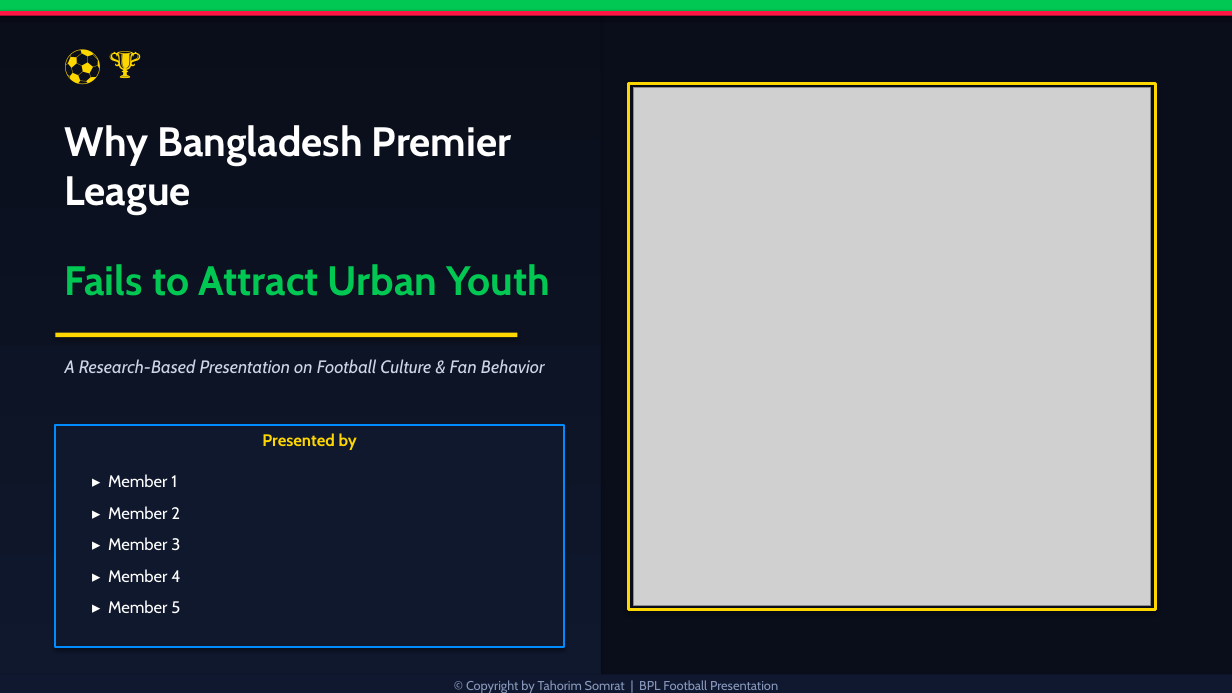
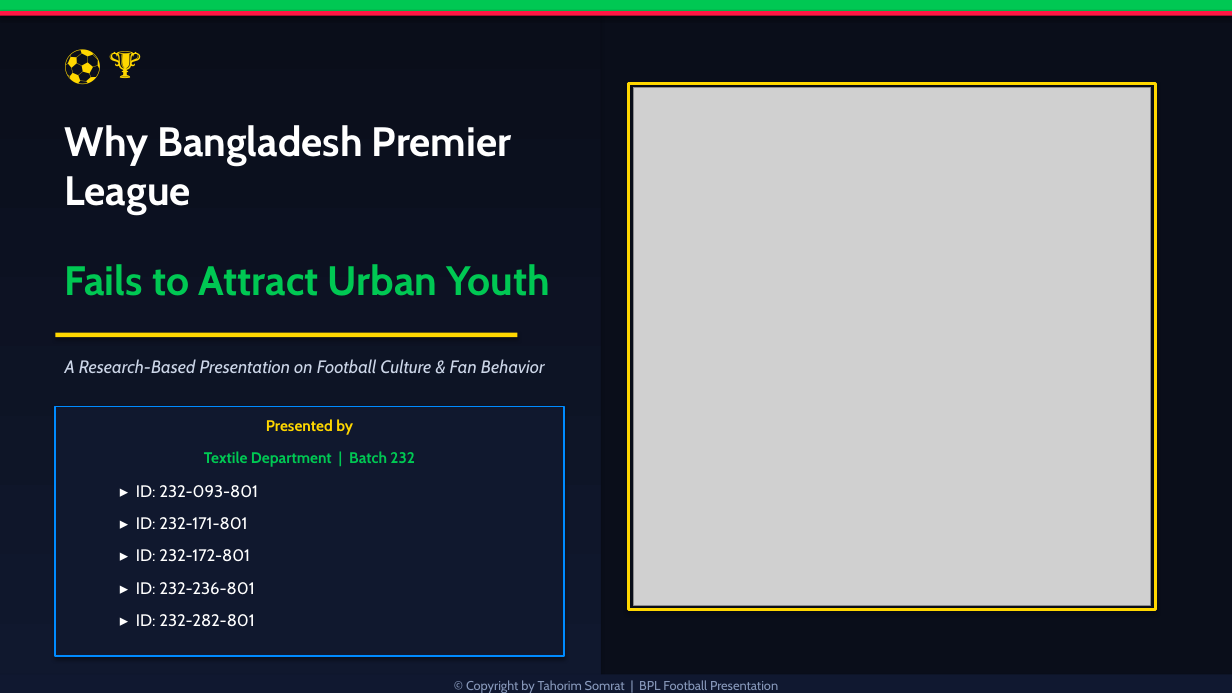
Before and after one commit to Tahorim/bpl-presentation-analysis, a slide deck: slide 1 of BPL_Presentation.pptx. Drawn at 1232x693 pixels with LibreOffice and Linux fonts; fonts in the diff are those of the drawing; grey boxes stand for pictures. Boxes give left, top, right and bottom in pixels: in the first picture for what was removed or moved away, otherwise in the second. Text is boxed around its words. In the diff, an @@ line names an element or a change of style, - is before the commit and + after.

Commit message:
Update Slide 1 with Textile Department, Batch 232, and student IDs

```diff
--- a/BPL_Presentation.pptx
+++ b/BPL_Presentation.pptx
@@ text "Presented by": place and size @@
-text "Presented by" at (262, 433, 357, 450)
+text "Presented by" at (266, 419, 353, 435)
@@ text "Presented by" at (266, 419, 353, 435): size 13 to 12 pt @@
@@ rectangle: place and size @@
-rectangle at (55, 425, 564, 647)
+rectangle at (55, 407, 564, 656)
@@ text removed at (108, 474, 177, 487) @@
-▸ Member 1
@@ text added at (204, 451, 415, 467), 12 pt, text #00C853, bold @@
+Textile Department | Batch 232
@@ text removed at (108, 506, 180, 519) @@
-▸ Member 2
@@ text added at (136, 485, 258, 498), 13 pt, text #FFFFFF @@
+▸ ID: 232-093-801
@@ text removed at (108, 537, 180, 551) @@
-▸ Member 3
@@ text added at (136, 517, 247, 530), 13 pt, text #FFFFFF @@
+▸ ID: 232-171-801
@@ text removed at (108, 569, 180, 582) @@
-▸ Member 4
@@ text added at (136, 549, 250, 562), 13 pt, text #FFFFFF @@
+▸ ID: 232-172-801
@@ text added at (136, 582, 254, 595), 13 pt, text #FFFFFF @@
+▸ ID: 232-236-801
@@ text removed at (108, 600, 180, 614) @@
-▸ Member 5
@@ text added at (136, 614, 254, 627), 13 pt, text #FFFFFF @@
+▸ ID: 232-282-801
```
Also in this commit, not shown: 4 other slides changed, 1 other file.
